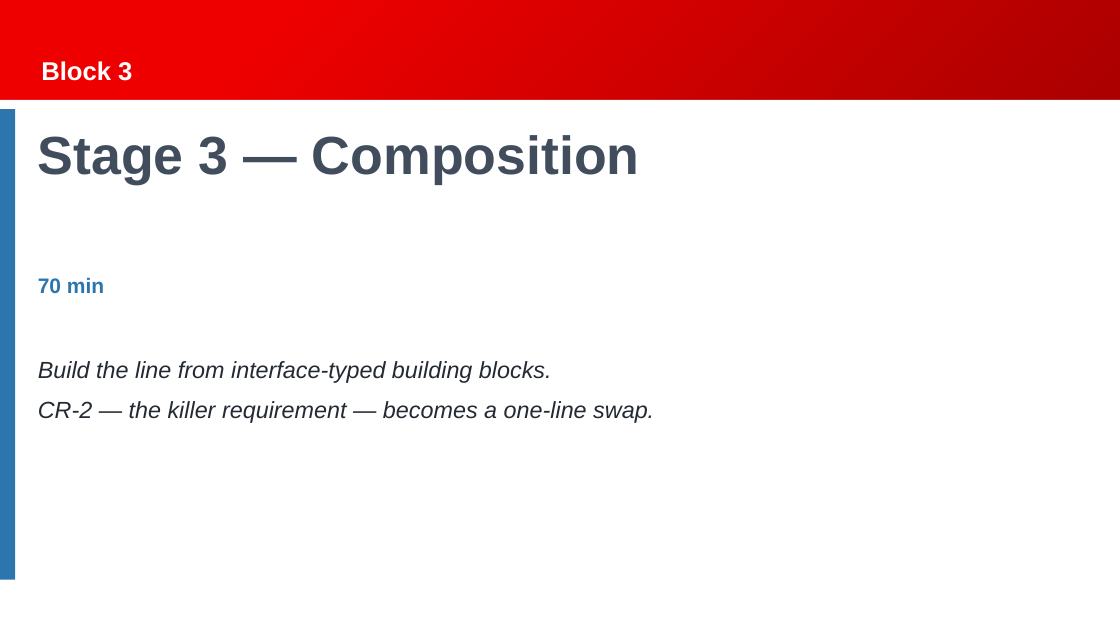
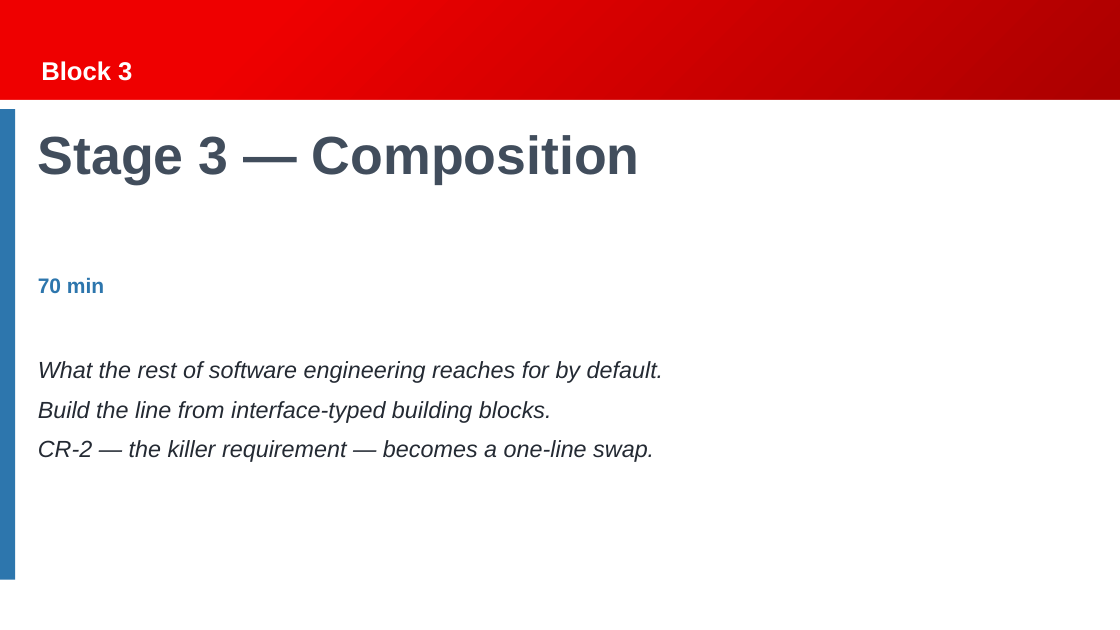
Before and after one commit to Beckhoff-USA-Community/Procedural_To_SOLID, a slide deck: slide 53 of presentation/NEM2026_workshop.pptx. Drawn at 1120x630 pixels with LibreOffice and Linux fonts; fonts in the diff are those of the drawing; background and template pictures are left out. Boxes give left, top, right and bottom in pixels: in the first picture for what was removed or moved away, otherwise in the second. Text is boxed around its words. In the diff, an @@ line names an element or a change of style, - is before the commit and + after.

```diff
--- a/presentation/NEM2026_workshop.pptx
+++ b/presentation/NEM2026_workshop.pptx
@@ text at [38, 361, 664, 383]: paragraph added @@
+What the rest of software engineering reaches for by default.
```
Also in this commit, not shown: 3 other slides changed.
